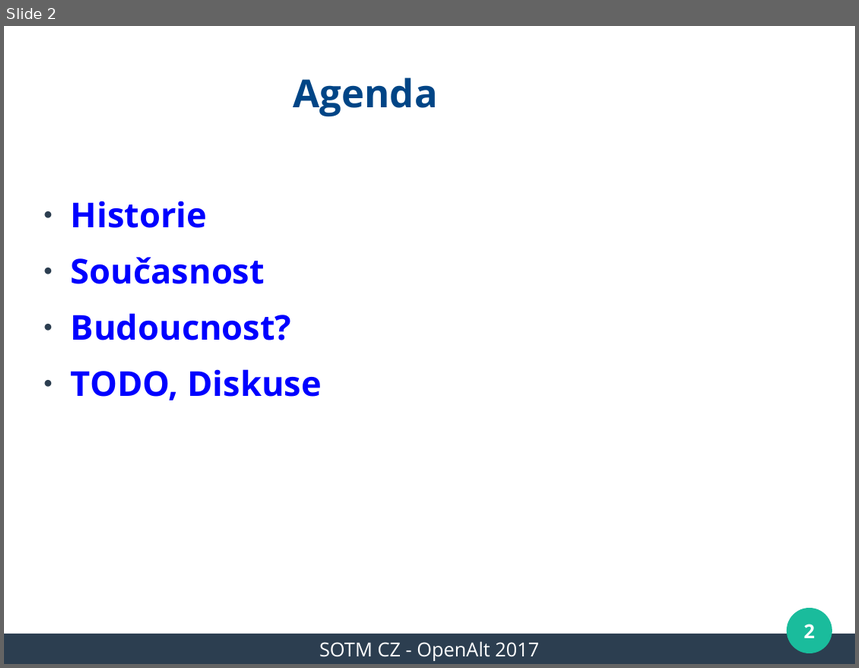
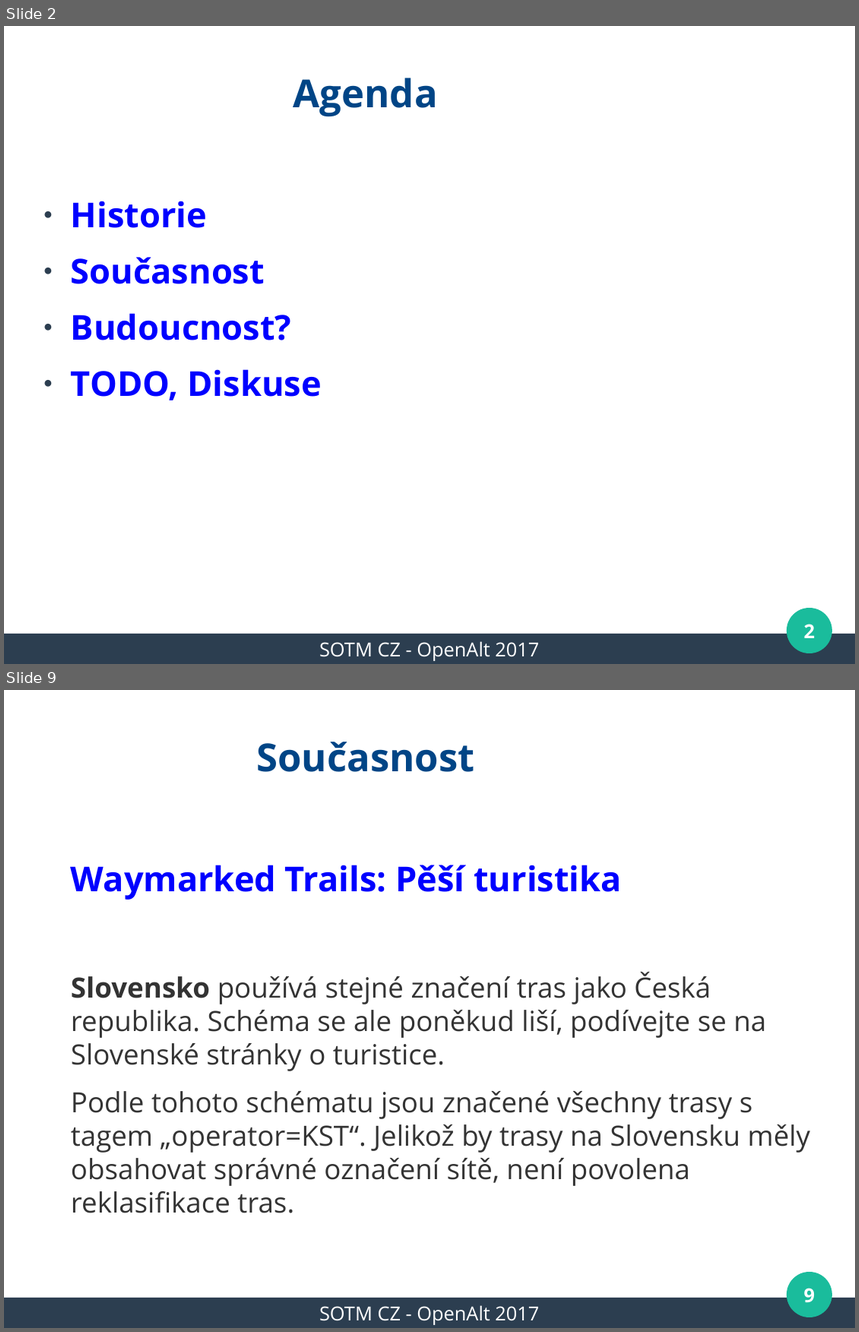
Before and after one commit to mkyral/osm, a slide deck: prezentace/SOTM_CZ_2017/mkyral_kct_barva.odp. Shown one above the other, each under a label of ours: slide 2 before the commit, slides 2 and 9 after it; the slides between them are not shown. The pictures are 859x668 and 859x1332 pixels, drawn with LibreOffice and Linux fonts; fonts in the diff are those of the drawing; background and template pictures are left out. Boxes give left, top, right and bottom in pixels: in the first picture for what was removed or moved away, otherwise in the second. Text is boxed around its words. In the diff, an @@ line names an element or a change of style, - is before the commit and + after.

```diff
--- a/prezentace/SOTM_CZ_2017/mkyral_kct_barva.odp
+++ b/prezentace/SOTM_CZ_2017/mkyral_kct_barva.odp
@@ slide 9 added at <box>4,690,855,1328</box>, background #FFFFFF; not listed: 3 template elements that a slide beside it also shows @@
@@ title added at <box>256,742,474,772</box>, 36 pt, text #004586, bold @@
+Současnost
@@ text added at <box>71,865,810,1214</box>, 26 pt, text #333333 @@
+Waymarked Trails: Pěší turistika
+Slovensko používá stejné značení tras jako Česká republika. Schéma se ale poněkud liší, podívejte se na Slovenské stránky o turistice.
+Podle tohoto schématu jsou značené všechny trasy s tagem „operator=KST“. Jelikož by trasy na Slovensku měly obsahovat správné označení sítě, není povolena reklasifikace tras.
@@ page number added at <box>804,1288,815,1303</box>, 18 pt, text #FFFFFF, bold @@
+9
@@ text added at <box>319,1306,539,1325</box>, 18 pt, text #FFFFFF @@
+SOTM CZ - OpenAlt 2017
```
Also in this commit, not shown: 2 slides changed, 13 other slides added.
